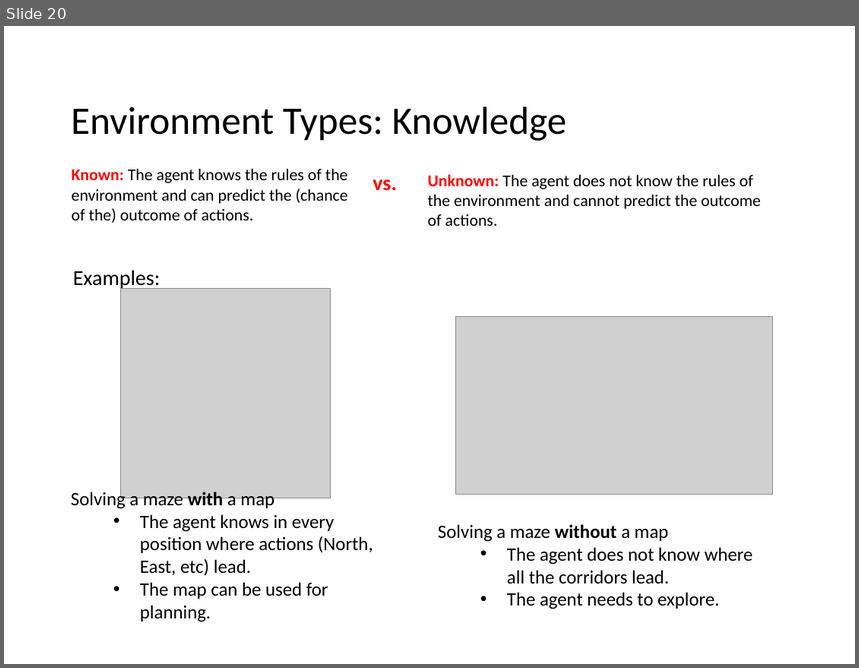
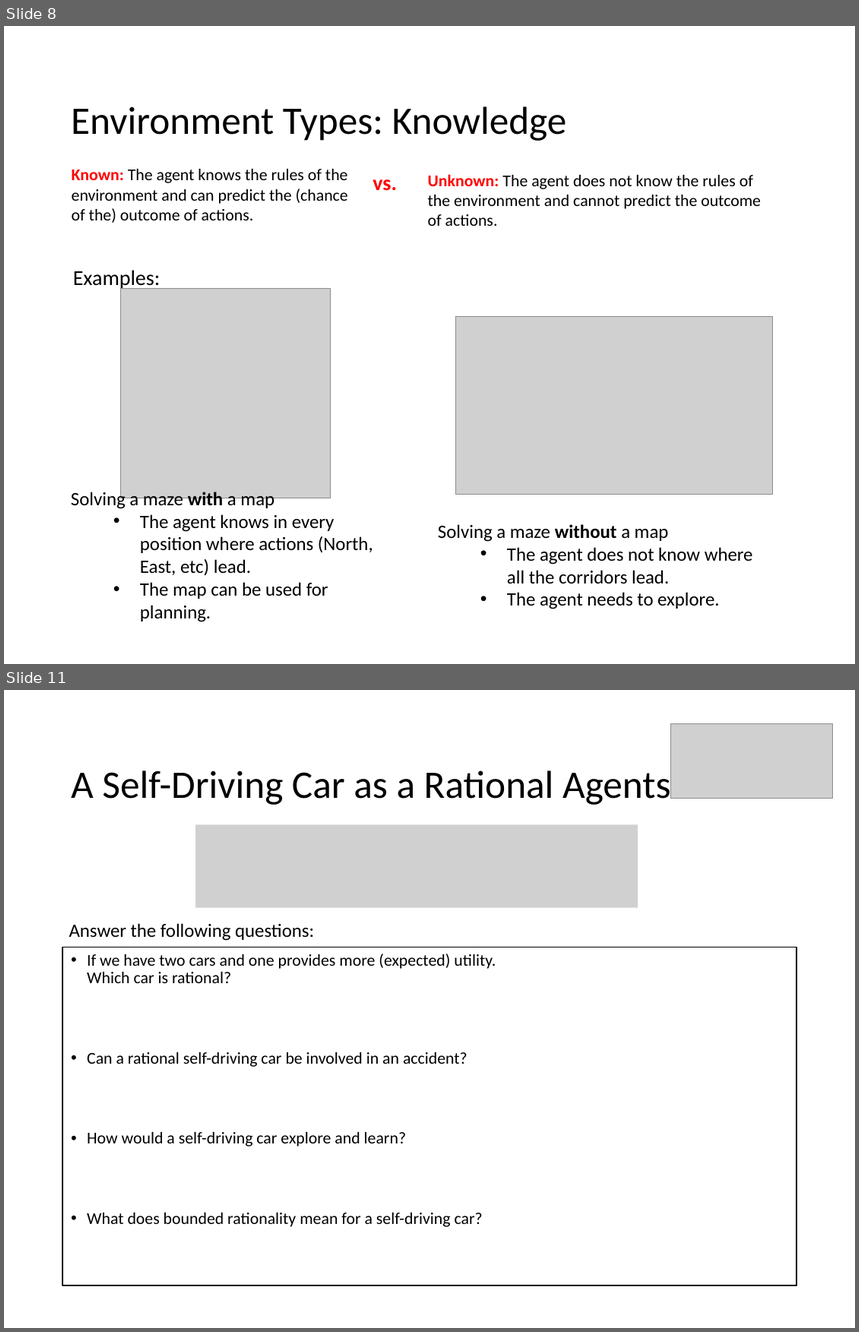
Before and after one commit to mhahsler/Introduction_to_Artificial_Intelligence, a slide deck: slides/discussion/02_agents_discussion.pptx. Shown one above the other, each under a label of ours: slide 20 before the commit, slides 8 and 11 after it; the slides between them are not shown. The pictures are 859x668 and 859x1332 pixels, drawn with LibreOffice and Linux fonts; fonts in the diff are those of the drawing; grey boxes stand for pictures. Boxes give left, top, right and bottom in pixels: in the first picture for what was removed or moved away, otherwise in the second. Text is boxed around its words. In the diff, an @@ line names an element or a change of style, - is before the commit and + after.

```diff
--- a/slides/discussion/02_agents_discussion.pptx
+++ b/slides/discussion/02_agents_discussion.pptx
@@ slide 11 added at bbox=[4, 690, 855, 1328], background #FFFFFF @@
@@ picture added at bbox=[671, 724, 833, 799] @@
@@ title added at bbox=[71, 766, 671, 805], 33 pt, text #000000 @@
+A Self-Driving Car as a Rational Agents
@@ picture added at bbox=[196, 825, 638, 908] @@
@@ text added at bbox=[69, 923, 314, 941], 16 pt, text #000000 @@
+Answer the following questions:
@@ text added at bbox=[63, 947, 797, 1286], outline #000000 0.75 pt, 14 pt, text #000000 @@
+• If we have two cars and one provides more (expected) utility.
+  Which car is rational?
+• Can a rational self-driving car be involved in an accident?
+• How would a self-driving car explore and learn?
+• What does bounded rationality mean for a self-driving car?
@@ what was slide 20 is now slide 8 @@
```
Also in this commit, not shown: 11 slides changed, 10 other slides added, 31 slides removed, 1 other file.
